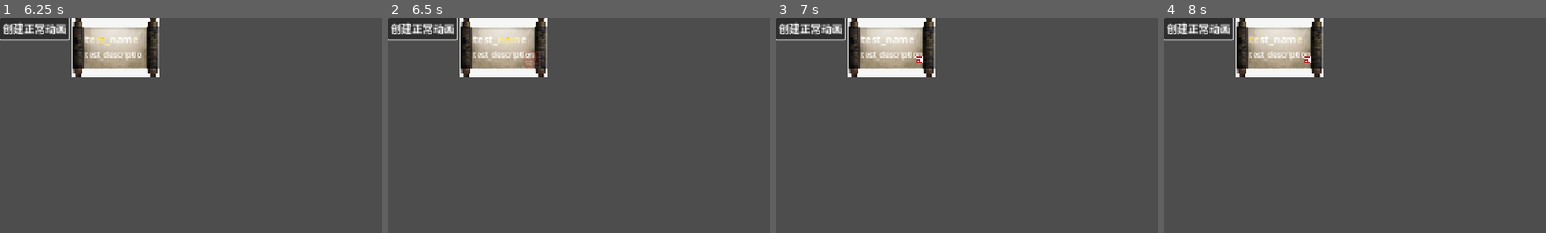
Above: before the commit, frames 1-4 (left to right).
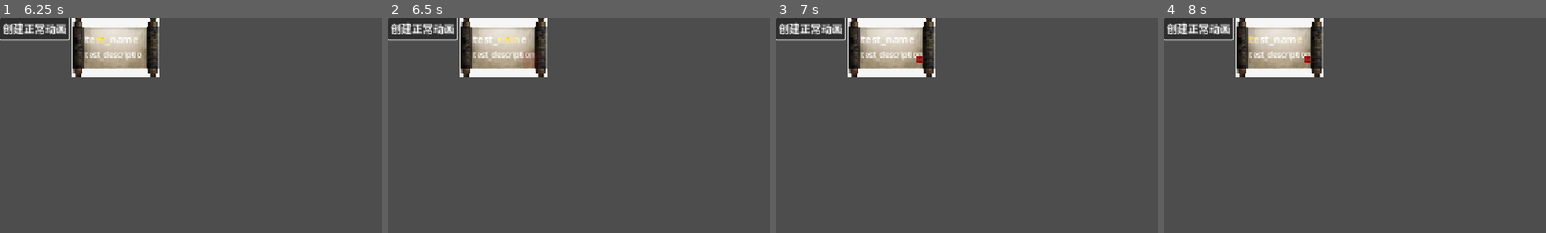
Above: after the commit, the same moments.

Repository: 67-68/poem_map_project
Game: Godot game, scene res://view_tests/debug_view.tscn
Two runs of this game, one before a commit and one after it. Both use one fixed random seed, a clock stepped at 60 frames per second and the inputs below. This scene is started directly instead of the project's main scene.
Inputs (mouse positions are % of the whole screen's width and height, from its top left):
- Up to frame 1 (6.25 s): click "创建正常动画" at 0.5 s; tap Enter at 1.25, 2.75, 4.25 s; move the mouse to (72, 45) at 1.27 s; hold D (right_move) 1.28-2 s; hold ` (call_controller) 1.28-2 s; click (72, 45) at 1.42 s; tap Space at 2, 3.5, 5 s; drag from (30, 55) to (45, 70) at 2.02 s; move the mouse to (60, 28) at 2.77 s; hold D (right_move) 2.78-3.5 s; tap Alt at 2.85, 5.85 s; drag from (45, 70) to (20, 35) at 3.52 s; move the mouse to (80, 65) at 4.27 s; hold A (left_move) 4.28-5 s; hold ` (call_controller) 4.28-5 s; drag from (20, 35) to (35, 25) at 5.02 s; move the mouse to (55, 50) at 5.77 s; hold S (down_move) from 5.78 s (still down); click (55, 50) at 5.92 s
- Up to frame 2 (6.5 s): keep holding S (down_move)
- Up to frame 3 (7 s): release S (down_move) at 6.5 s; drag from (35, 25) to (30, 55) at 6.52 s
- Up to frame 4 (8 s): move the mouse to (72, 45) at 7.27 s; hold W (up_move) from 7.28 s (still down); hold ` (call_controller) from 7.28 s (still down)
The pictures show only the part of the screen within x 0-50%, y 0-50%; the shares and areas given below are measured in that part.

Frame 1 is identical in both runs. In frame 2, 0.1% of the frame differs, in the area x 35-40%, y 15-24%; in frame 3, less than 0.1%; in frame 4, less than 0.1%.

Commit message:
stamp texture update

Diff:
--- a/characters/poem_data.gd
+++ b/characters/poem_data.gd
@@ -59,3 +59,13 @@
         data['tags'].append('poem_creation')
 
     return data
+
+func get_scarcity():
+    if popularity > 90:
+        return Poem_Grade.JUECHANG
+    elif  popularity > 80:
+        return Poem_Grade.GUIYI
+    elif  popularity > 60:
+        return Poem_Grade.YASONG
+    else:
+        return Poem_Grade.SHIYI
--- /dev/null
+++ b/features/poem_background_juanzhou.tres
@@ -0,0 +1,12 @@
+[gd_resource type="StyleBoxTexture" load_steps=2 format=3 uid="uid://pl6r0k0twwmy"]
+
+[ext_resource type="Texture2D" uid="uid://bj283nwhun67i" path="res://assets/poem_bgs/juanzhou.jpeg" id="1_57ll3"]
+
+[resource]
+content_margin_left = 20.0
+content_margin_top = 20.0
+content_margin_right = 20.0
+content_margin_bottom = 20.0
+texture = ExtResource("1_57ll3")
+texture_margin_left = 15.0
+texture_margin_right = 19.0
--- a/features/poem_popup.gd
+++ b/features/poem_popup.gd
@@ -1,15 +1,24 @@
 @tool
 extends Control
 
-# --- debug ---
-
+@export var stamp_config := preload('res://features/stamp_config.tres')
 var tw: Tween
 
 func on_apply_poem(data: PoemData):
 	$BookPanel/MarginContainer/VBoxContainer/ContentLabel.text = data.description
 	$BookPanel/MarginContainer/VBoxContainer/TitleLabel.text = data.name
 	# 设置texture
-	# 设置rarity stamp等级
+
+	$BookPanel/MarginContainer/VBoxContainer/StampAnchor/RarityStamp.texture = stamp_config.get_config(data.get_scarcity()).texture
+	$BookPanel/MarginContainer/VBoxContainer/StampAnchor/RarityStamp.modulate = stamp_config.get_config(data.get_scarcity()).color
+
+	if data.background == PoemData.Poem_BG.BOOK:
+		pass
+
+
+	var juanzhou_bg = preload('res://features/poem_background_juanzhou.tres')
+	$BookPanel.add_theme_stylebox_override('panel',juanzhou_bg)
+
 	create_animation()
 
 func create_animation():
@@ -53,6 +62,9 @@
 	tw.tween_property($BookPanel/MarginContainer/VBoxContainer/StampAnchor/RarityStamp,'modulate:a',1,0.3)
 	tw.parallel().tween_property($BookPanel/MarginContainer/VBoxContainer/StampAnchor/RarityStamp,'scale',Vector2(1,1),0.3)
 
+	await tw.finished
+	$PoemAnimation/StampPlayer.play()
+
 func end_animation():
 	$BookPanel/MarginContainer/VBoxContainer/ContentLabel.fit_content = true
 
--- a/features/poem_popup.tscn
+++ b/features/poem_popup.tscn
@@ -1,21 +1,12 @@
-[gd_scene load_steps=13 format=3 uid="uid://cnkr0y7c3yen2"]
+[gd_scene load_steps=12 format=3 uid="uid://cnkr0y7c3yen2"]
 
 [ext_resource type="Script" uid="uid://dvm6jj0xbsm0l" path="res://features/poem_popup.gd" id="1_hqy85"]
-[ext_resource type="Texture2D" uid="uid://bj283nwhun67i" path="res://assets/poem_bgs/juanzhou.jpeg" id="1_lxoe1"]
 [ext_resource type="Script" uid="uid://cn0nq4obf1au7" path="res://features/poem_animation.gd" id="1_uow2x"]
+[ext_resource type="StyleBox" uid="uid://pl6r0k0twwmy" path="res://features/poem_background_juanzhou.tres" id="2_f2n1e"]
 [ext_resource type="Texture2D" uid="uid://dioswtd3xqyj2" path="res://assets/images.png" id="2_hqy85"]
 [ext_resource type="AudioStream" uid="uid://cvsak26dy2b3g" path="res://assets/stamp_sound.wav" id="2_s55vr"]
 [ext_resource type="Shader" uid="uid://q4nidyfwfnf0" path="res://shaders/flash_light.gdshader" id="3_fw123"]
 [ext_resource type="Script" uid="uid://cq2jrbdx37jhe" path="res://features/rarity_stamp.gd" id="5_f2n1e"]
-
-[sub_resource type="StyleBoxTexture" id="StyleBoxTexture_fw123"]
-content_margin_left = 20.0
-content_margin_top = 20.0
-content_margin_right = 20.0
-content_margin_bottom = 20.0
-texture = ExtResource("1_lxoe1")
-texture_margin_left = 15.0
-texture_margin_right = 19.0
 
 [sub_resource type="ShaderMaterial" id="ShaderMaterial_fw123"]
 resource_local_to_scene = true
@@ -109,7 +100,7 @@
 offset_right = 41.0
 offset_bottom = 71.0
 pivot_offset = Vector2(20, 40)
-theme_override_styles/panel = SubResource("StyleBoxTexture_fw123")
+theme_override_styles/panel = ExtResource("2_f2n1e")
 
 [node name="MarginContainer" type="MarginContainer" parent="BookPanel"]
 layout_mode = 2
--- a/features/stamp_config.gd
+++ b/features/stamp_config.gd
@@ -1,3 +1,7 @@
 class_name StampConfig extends Resource
 
-@export var stamp_config: Dictionary[PoemData.Poem_Grade,StampData] = {}
+@export var _data: Dictionary[PoemData.Poem_Grade,StampData] = {}
+
+func get_config(data: PoemData.Poem_Grade):
+	print("Dictionary Keys: ", _data.keys())
+	return _data[data]
--- a/features/stamp_config.tres
+++ b/features/stamp_config.tres
@@ -1,42 +1,42 @@
 [gd_resource type="Resource" script_class="StampConfig" load_steps=11 format=3 uid="uid://w7qfra8f60it"]
 
 [ext_resource type="Script" uid="uid://upr00g57m7vy" path="res://features/stamp_config.gd" id="1_p32fo"]
+[ext_resource type="Texture2D" uid="uid://c58wkj05kihas" path="res://assets/stamps/拾遗.png" id="2_p32fo"]
 [ext_resource type="Script" uid="uid://cidui57yfkngf" path="res://features/stamp_data.gd" id="2_r63fu"]
-[ext_resource type="Texture2D" uid="uid://c58wkj05kihas" path="res://assets/stamps/拾遗.png" id="3_270bt"]
 [ext_resource type="Texture2D" uid="uid://coqsdr6sp8fhu" path="res://assets/stamps/雅颂.png" id="4_euui4"]
 [ext_resource type="Texture2D" uid="uid://nvt4fp8ir8ow" path="res://assets/stamps/绝唱.png" id="5_657to"]
 [ext_resource type="Texture2D" uid="uid://ctefoc68eq5y3" path="res://assets/stamps/瑰意.png" id="6_g1glw"]
 
-[sub_resource type="Resource" id="Resource_1my5e"]
+[sub_resource type="Resource" id="Resource_e80so"]
 script = ExtResource("2_r63fu")
-texture = ExtResource("3_270bt")
+texture = ExtResource("2_p32fo")
 color = Color(0.5686275, 0.17254902, 0.13333334, 1)
 metadata/_custom_type_script = "uid://cidui57yfkngf"
 
-[sub_resource type="Resource" id="Resource_o7r0f"]
+[sub_resource type="Resource" id="Resource_1egyx"]
 script = ExtResource("2_r63fu")
 texture = ExtResource("4_euui4")
 color = Color(0.2901961, 0.3882353, 0.3019608, 1)
 metadata/_custom_type_script = "uid://cidui57yfkngf"
 
-[sub_resource type="Resource" id="Resource_yu5tc"]
+[sub_resource type="Resource" id="Resource_r63fu"]
+script = ExtResource("2_r63fu")
+texture = ExtResource("6_g1glw")
+color = Color(0.7607843, 0.4862745, 0.17254902, 1)
+metadata/_custom_type_script = "uid://cidui57yfkngf"
+
+[sub_resource type="Resource" id="Resource_p32fo"]
 script = ExtResource("2_r63fu")
 texture = ExtResource("5_657to")
 color = Color(0.24313726, 0.30588236, 0.47843137, 1)
 metadata/_custom_type_script = "uid://cidui57yfkngf"
 
-[sub_resource type="Resource" id="Resource_t528k"]
-script = ExtResource("2_r63fu")
-texture = ExtResource("6_g1glw")
-color = Color(0.7607843, 0.4862745, 0.17254902, 1)
-metadata/_custom_type_script = "uid://cidui57yfkngf"
-
 [resource]
 script = ExtResource("1_p32fo")
-stamp_config = Dictionary[int, ExtResource("2_r63fu")]({
-0: SubResource("Resource_1my5e"),
-1: SubResource("Resource_o7r0f"),
-2: SubResource("Resource_t528k"),
-3: SubResource("Resource_yu5tc")
+_data = Dictionary[int, ExtResource("2_r63fu")]({
+0: SubResource("Resource_e80so"),
+1: SubResource("Resource_1egyx"),
+2: SubResource("Resource_r63fu"),
+3: SubResource("Resource_p32fo")
 })
 metadata/_custom_type_script = "uid://upr00g57m7vy"
Not shown, changed: change_log.md
